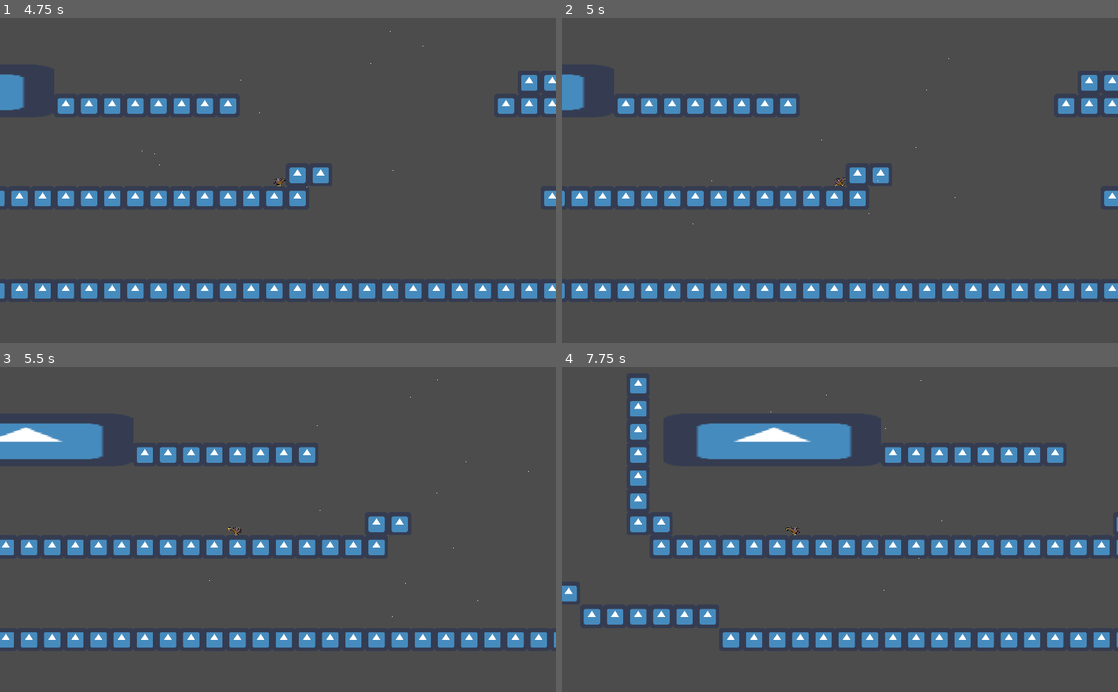
Above: before the commit, frames 1-4 (two rows, left to right).
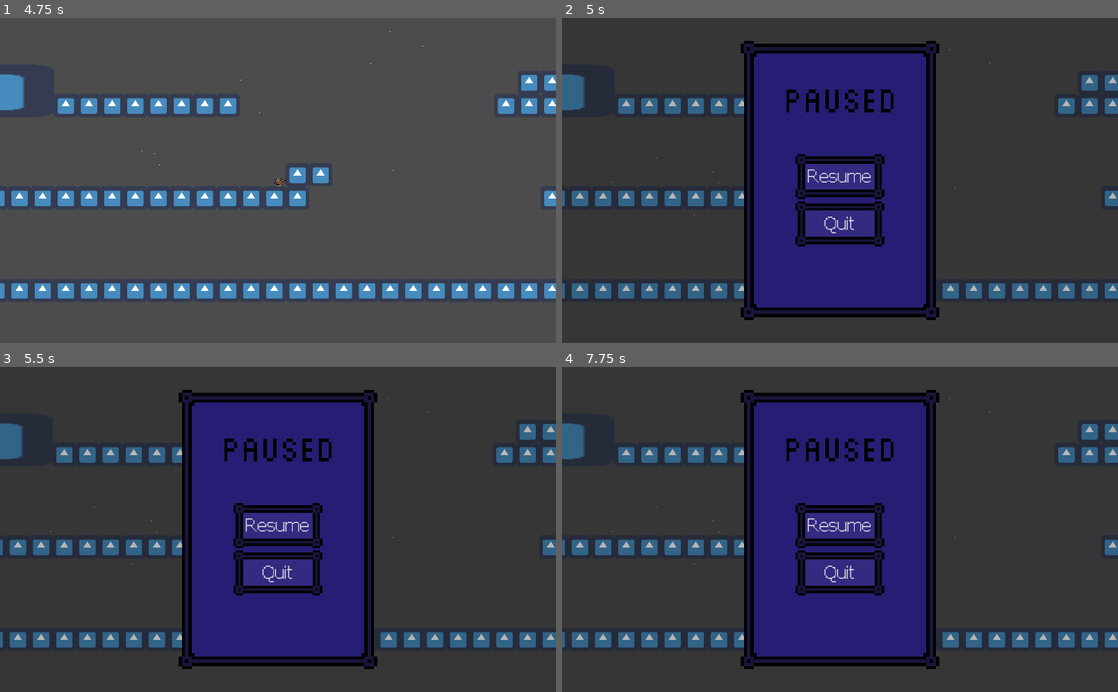
Above: after the commit, the same moments.

Repository: Struckdown/GDQ2021
Game: Godot game, scene res://MainMenu.tscn
Two runs of this game, one before a commit and one after it. Both use one fixed random seed, a clock stepped at 60 frames per second and the inputs below. The engine's default icon, where the game draws it, is replaced by a stand-in: a white triangle on a blue panel in a dark square.
Inputs:
- Up to frame 1 (4.75 s): click "PLAY" at 0.5 s; hold D (right) 1.28-2.78 s; tap Shift (dash) every 0.75 s from 1.35 to 4.35 s; tap Space (jump) at 1.52, 2.27, 3.77, 4.52 s; hold A (left) 2.78-3.53 s; hold D (right) from 3.53 s (still down)
- Up to frame 2 (5 s): keep holding D (right); tap P (pause) at 4.9 s
- Up to frame 3 (5.5 s): release D (right) at 5.03 s; hold A (left) from 5.03 s (still down); tap Shift (dash) at 5.1 s; tap Space (jump) at 5.27 s
- Up to frame 4 (7.75 s): release A (left) at 5.78 s; hold D (right) 5.78-6.53 s; tap Shift (dash) at 5.85, 6.6, 7.35 s; hold A (left) from 6.53 s (still down); tap Space (jump) at 6.77, 7.52 s

Frame 1 is identical in both runs. In frame 2, 35% of the frame differs, in the area x 0-100%, y 7-93%; in frame 3, 40%; in frame 4, 48%, in the area x 0-100%, y 1-93%.

Commit message:
working prefab pause menu

Diff:
--- a/MainLevel.tscn
+++ b/MainLevel.tscn
@@ -1,10 +1,11 @@
-[gd_scene load_steps=6 format=2]
+[gd_scene load_steps=7 format=2]
 
 [ext_resource path="res://Dodo/Dodo.tscn" type="PackedScene" id=1]
 [ext_resource path="res://icon.png" type="Texture" id=2]
 [ext_resource path="res://Environment/Tilemap.tres" type="TileSet" id=3]
+[ext_resource path="res://WorkingPauseMenu.tscn" type="PackedScene" id=4]
 
-[sub_resource type="ParticlesMaterial" id=2]
+[sub_resource type="ParticlesMaterial" id=1]
 emission_shape = 2
 emission_box_extents = Vector3( 600, 1, 1 )
 flag_disable_z = true
@@ -59,3 +60,5 @@
 tile_set = ExtResource( 3 )
 format = 1
 tile_data = PoolIntArray( -1638397, 0, 0, -1507329, 0, 0, -1572864, 0, 0, -1572863, 0, 0, -1572862, 0, 0, -1572860, 0,  …(3739 unchanged characters)…
+
+[node name="Pause" parent="." instance=ExtResource( 4 )]
--- /dev/null
+++ b/WorkingPauseMenu.tscn
@@ -0,0 +1,10 @@
+[gd_scene load_steps=2 format=2]
+
+[ext_resource path="res://pauseMenu.tscn" type="PackedScene" id=1]
+
+[node name="Pause" type="Node2D"]
+
+[node name="Pause" type="CanvasLayer" parent="."]
+
+[node name="Pause Menu" parent="Pause" instance=ExtResource( 1 )]
+visible = false
--- a/pauseMenu.tscn
+++ b/pauseMenu.tscn
@@ -95,7 +95,7 @@
 }
 
 [node name="quit" type="Button" parent="CenterContainer/VBoxContainer"]
-margin_top = 110.0
+margin_top = 88.0
 margin_right = 170.0
 margin_bottom = 172.0
 grow_horizontal = 2
Not shown: 2 places in MainLevel.tscn that only renumber resources
Binary file removed: PixelFJVerdana12pt.ttf
Not shown: 1 places in pauseMenu.tscn that only renumber resources
